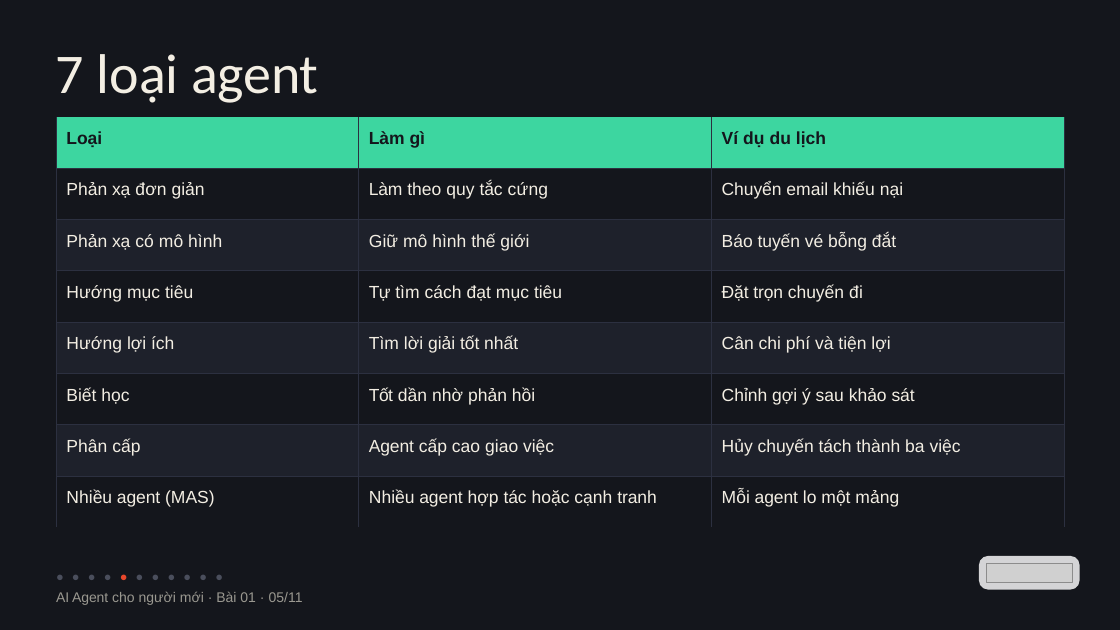
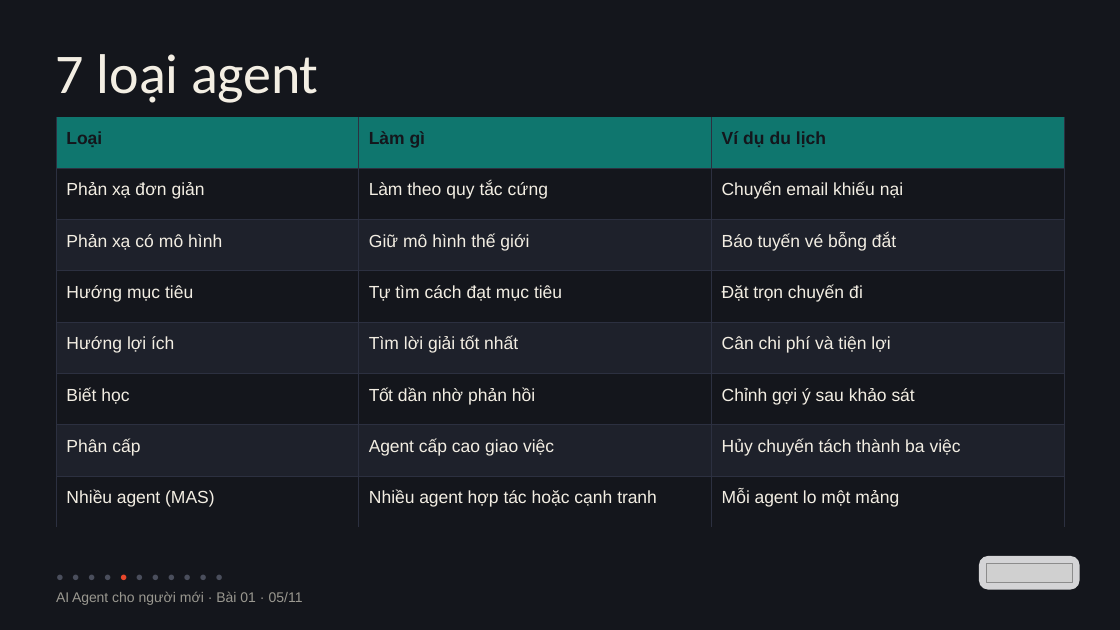
Before and after one commit to vohoailinh90/Agentic-coding-course, a slide deck: slide 5 of ai-agents-for-beginners/vi/lessons/ag-01/ag-01.pptx. Drawn at 1120x630 pixels with LibreOffice and Linux fonts; fonts in the diff are those of the drawing; grey boxes stand for pictures. Boxes give left, top, right and bottom in pixels: in the first picture for what was removed or moved away, otherwise in the second. Text is boxed around its words. In the diff, an @@ line names an element or a change of style, - is before the commit and + after.

```diff
--- a/ai-agents-for-beginners/vi/lessons/ag-01/ag-01.pptx
+++ b/ai-agents-for-beginners/vi/lessons/ag-01/ag-01.pptx
@@ table at bbox=[56, 116, 1064, 511] @@
@@ fill #3DD6A0 to #0F766E in row 1 @@
```
Also in this commit, not shown: 1 other slide changed, 4 other files.
